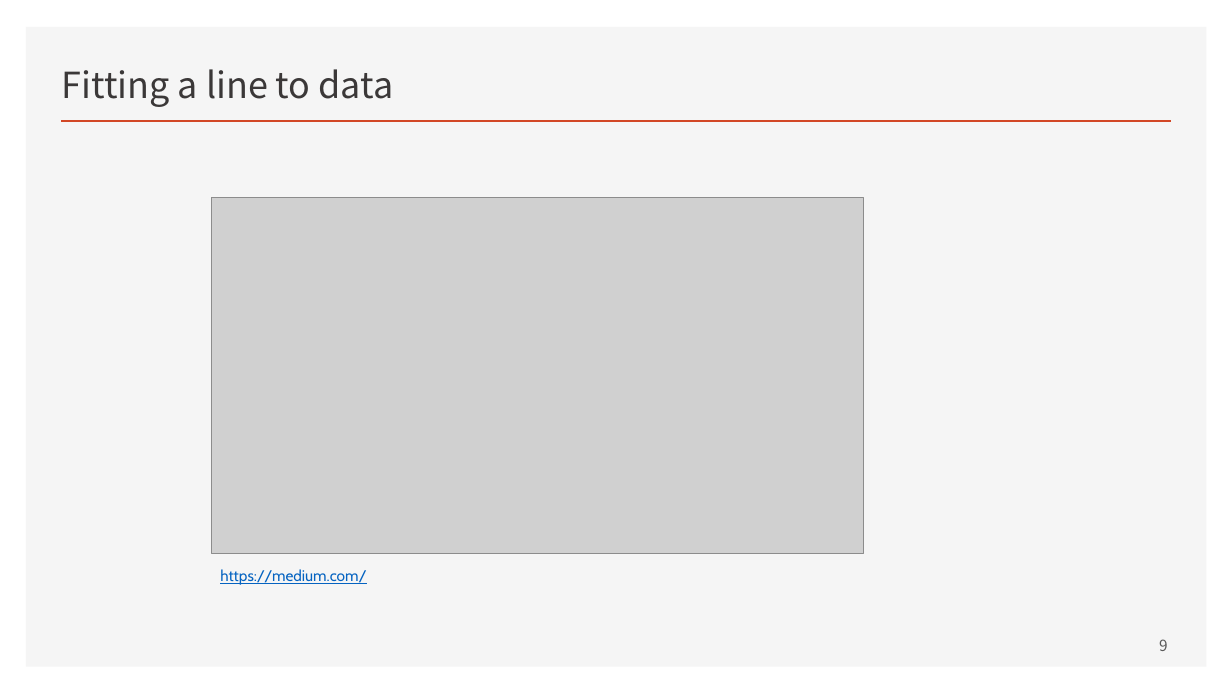
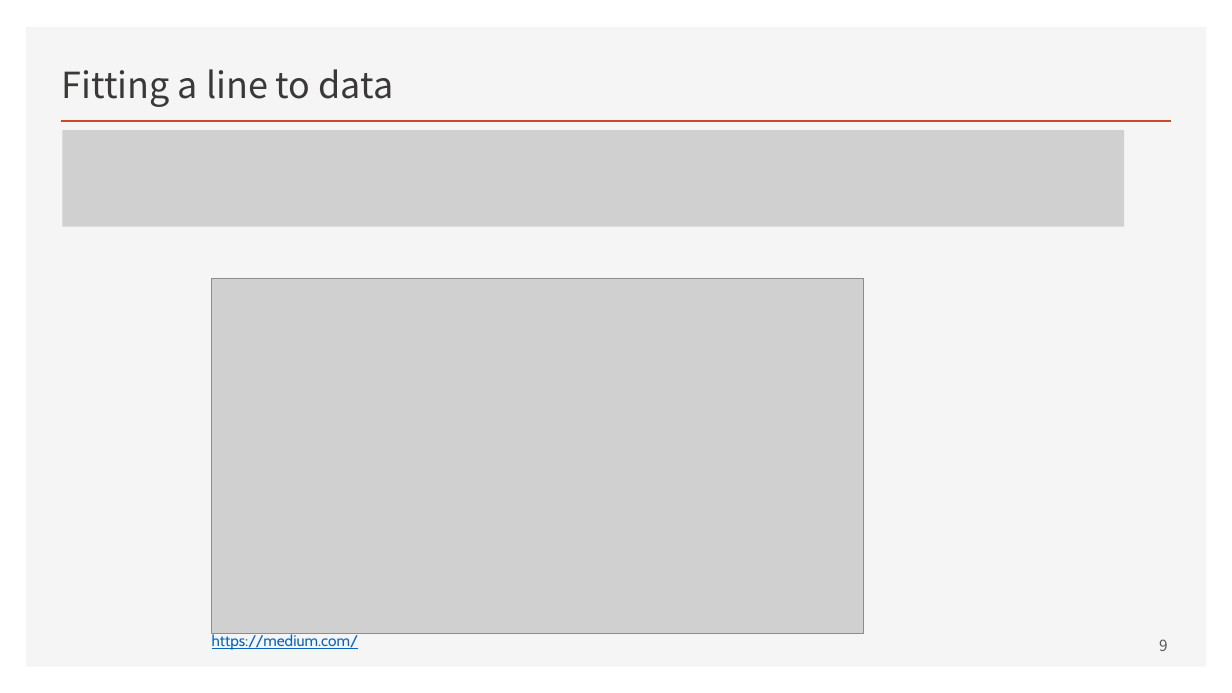
Before and after one commit to ancestor9/mathematics-for-machine-learning, a slide deck: slide 9 of w4_Perceptron_Regression.pptx. Drawn at 1232x693 pixels with LibreOffice and Linux fonts; fonts in the diff are those of the drawing; grey boxes stand for pictures. Boxes give left, top, right and bottom in pixels: in the first picture for what was removed or moved away, otherwise in the second. Text is boxed around its words. In the diff, an @@ line names an element or a change of style, - is before the commit and + after.

```diff
--- a/w4_Perceptron_Regression.pptx
+++ b/w4_Perceptron_Regression.pptx
@@ picture added at [62, 130, 1124, 227] @@
@@ picture: place and size @@
-picture at [212, 197, 864, 553]
+picture at [212, 278, 864, 634]
@@ text "https://medium.com/": place and size @@
-text "https://medium.com/" at [220, 569, 366, 585]
+text "https://medium.com/" at [212, 633, 358, 650]
```
Also in this commit, not shown: 11 other slides changed, 2 slides added.
